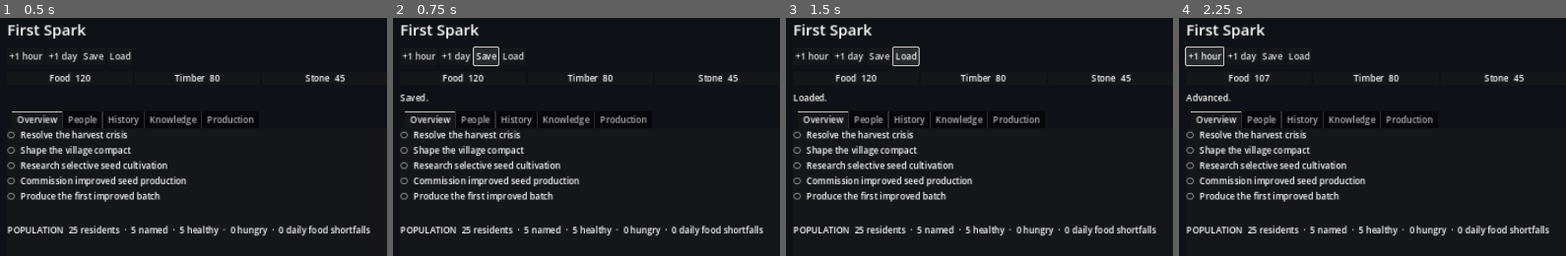
Above: before the commit, frames 1-4 (left to right).
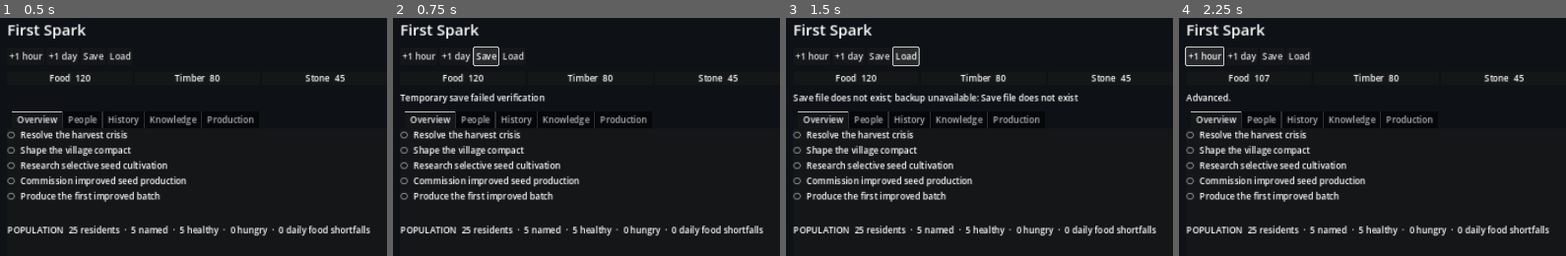
Above: after the commit, the same moments.

Repository: Zxaidman/ECHOES-OF-TOMORROW
Game: Godot game, scene res://scenes/main.tscn
The game is run twice, just before and just after one commit, with the same random seed, the same clock (stepped at 60 frames per second) and the same inputs.
Inputs:
- Up to frame 1 (0.5 s): no input
- Up to frame 2 (0.75 s): click "Save" at 0.5 s
- Up to frame 3 (1.5 s): click "Load" at 1.25 s
- Up to frame 4 (2.25 s): click "+1 hour" at 2 s
The pictures show only the part of the screen within x 0-50%, y 0-50%; the shares and areas given below are measured in that part.

Frame 1 is identical in both runs. In frame 2, 0.8% of the frame differs, in the area x 1-40%, y 31-36%; in frame 3, 1.6%, in the area x 1-76%, y 31-36%; in frame 4, nothing differs.

Commit message:
feat: harden saves and add memory-aware NPC conversations

Diff:
--- a/game/domain/invention/knowledge_invention_system.gd
+++ b/game/domain/invention/knowledge_invention_system.gd
@@ -13,6 +13,12 @@
 func initialize() -> Dictionary:
 	var knowledge_result: Dictionary = ContentCatalog.load_collection("res://content/knowledge.json", "knowledge")
 	var invention_result: Dictionary = ContentCatalog.load_collection("res://content/inventions.json", "inventions")
+	var facility_result: Dictionary = ContentCatalog.load_collection("res://content/facilities.json", "facilities")
+	if not facility_result.ok:
+		return facility_result
+	var facility_ids: Dictionary = {}
+	for facility: Dictionary in facility_result.items:
+		facility_ids[str(facility.id)] = true
 	var resource_result: Dictionary = ContentCatalog.load_collection("res://content/resources.json", "resources")
 	if not knowledge_result.ok:
 		return knowledge_result
@@ -41,6 +47,8 @@
 		for field: String in ["name","category","description","validation_skill","facility_required"]:
 			if not item.get(field,"") is String or str(item.get(field,"")).is_empty():
 				return {"ok":false,"error":"Invalid invention field: %s" % field}
+		if not facility_ids.has(str(item.get("facility_required", ""))):
+			return {"ok":false,"error":"Unknown required facility: %s" % str(item.get("facility_required", ""))}
 		for field: String in ["knowledge_required","invention_prerequisites"]:
 			if not item.get(field,null) is Array:
 				return {"ok":false,"error":"Invalid invention prerequisites: %s" % str(item.get("id",""))}
--- a/game/domain/population/npc_dialogue_gateway.gd
+++ b/game/domain/population/npc_dialogue_gateway.gd
@@ -50,8 +50,14 @@
 
 func offline_response(request: Dictionary) -> Dictionary:
 	var persona: String = str(request.get("npc_persona_summary","resident"))
+	var memories: Array = request.get("relevant_memory_records", [])
 	var line: String = "%s: I can speak only from what I have seen or learned." % persona
-	return {"schema_version":SCHEMA_VERSION,"request_id":str(request.get("request_id","")),"npc_id":str(request.get("npc_id","")),"dialogue_text":line,"intent":"none","target_id":null,"referenced_memory_ids":[]}
+	var referenced_ids: Array[String] = []
+	if not memories.is_empty() and memories[0] is Dictionary:
+		var memory: Dictionary = memories[0]
+		line = "%s: I remember %s." % [persona, str(memory.get("summary", "what happened"))]
+		referenced_ids.append(str(memory.get("id", "")))
+	return {"schema_version":SCHEMA_VERSION,"request_id":str(request.get("request_id","")),"npc_id":str(request.get("npc_id","")),"dialogue_text":line,"intent":"none","target_id":null,"referenced_memory_ids":referenced_ids}
 
 func validate_response(request: Dictionary, response: Variant) -> Dictionary:
 	if not response is Dictionary:
--- a/game/domain/settlement/facility_simulation.gd
+++ b/game/domain/settlement/facility_simulation.gd
@@ -8,19 +8,30 @@
 func initialize() -> Dictionary:
 	var result: Dictionary = ContentCatalog.load_collection("res://content/facilities.json", "facilities")
 	if not result.ok: return result
+	var knowledge_result: Dictionary = ContentCatalog.load_collection("res://content/knowledge.json", "knowledge")
+	if not knowledge_result.ok: return knowledge_result
+	var knowledge_ids: Dictionary = {}
+	for knowledge: Dictionary in knowledge_result.items: knowledge_ids[str(knowledge.id)] = true
 	var resource_result: Dictionary = ContentCatalog.load_collection("res://content/resources.json", "resources")
 	if not resource_result.ok: return resource_result
 	var resource_ids: Dictionary = {}
 	for resource: Dictionary in resource_result.items: resource_ids[str(resource.id)] = true
 	var definitions: Dictionary = {}
+	var starting_count: int = 0
 	for item: Dictionary in result.items:
 		if not item.get("name", null) is String or not item.get("build_cost", null) is Dictionary or not item.get("required_knowledge", null) is Array or typeof(item.get("starting", null)) != TYPE_BOOL:
 			return {"ok": false, "error": "Invalid facility definition: %s" % str(item.get("id", ""))}
+		if bool(item.starting): starting_count += 1
+		for knowledge_id: Variant in item.required_knowledge:
+			if not knowledge_id is String or not knowledge_ids.has(str(knowledge_id)):
+				return {"ok": false, "error": "Unknown knowledge prerequisite in facility: %s" % str(item.get("id", ""))}
 		for resource_id: Variant in item.build_cost:
 			var amount: Variant = item.build_cost[resource_id]
 			if not resource_id is String or not resource_ids.has(str(resource_id)) or not _is_integral(amount) or int(amount) <= 0:
 				return {"ok": false, "error": "Invalid facility build cost: %s" % str(item.get("id", ""))}
 		definitions[str(item.id)] = item.duplicate(true)
+	if starting_count != 1:
+		return {"ok": false, "error": "Facility content must define exactly one starting facility"}
 	_definitions = definitions
 	_instances.clear()
 	for facility_id: String in _definitions:
--- a/game/domain/simulation/settlement_simulation.gd
+++ b/game/domain/simulation/settlement_simulation.gd
@@ -9,6 +9,7 @@
 const KnowledgeInventionSystem = preload("res://game/domain/invention/knowledge_invention_system.gd")
 const HistoricalTimeline = preload("res://game/domain/simulation/historical_timeline.gd")
 const FacilitySimulation = preload("res://game/domain/settlement/facility_simulation.gd")
+const NPCDialogueGateway = preload("res://game/domain/population/npc_dialogue_gateway.gd")
 const ContentCatalog = preload("res://game/infrastructure/content/content_catalog.gd")
 const RESOURCE_DELTA_EVENT: String = "resource_delta"
 const POPULATION_HOURLY_EVENT: String = "population_hourly_tick"
@@ -23,6 +24,7 @@
 var timeline: HistoricalTimeline
 var facilities: FacilitySimulation
 var event_log: Array[Dictionary] = []
+var _dialogue_sequence: int = 0
 
 func _init(start_minute: int = 480, master_seed: int = 20261108) -> void:
 	clock = SimulationClock.new(clampi(start_minute, 0, MAX_MINUTE))
@@ -75,6 +77,23 @@
 	if amount == 0:
 		return {"ok": false, "error": "Resource delta cannot be zero"}
 	return events.schedule(event_id, scheduled_minute, priority, RESOURCE_DELTA_EVENT, {"resource_id": resource_id, "amount": amount}, repeat_interval)
+
+func request_npc_dialogue(npc_id: String, player_input: String) -> Dictionary:
+	var npc: Dictionary = population.get_npc(npc_id)
+	if npc.is_empty():
+		return {"ok": false, "error": "Unknown NPC: %s" % npc_id}
+	_dialogue_sequence += 1
+	var memories: Array = population.retrieve_memories(npc_id, [], [], clock.current_minute, NPCDialogueGateway.MAX_CONTEXT_MEMORIES)
+	var request_id: String = "talk-%s-%d-%d" % [npc_id, clock.current_minute, _dialogue_sequence]
+	var gateway: NPCDialogueGateway = NPCDialogueGateway.new()
+	var request_result: Dictionary = gateway.build_request(request_id, npc, player_input, "At the settlement.", memories)
+	if not request_result.ok:
+		return request_result
+	var response: Dictionary = gateway.offline_response(request_result.request)
+	var validation: Dictionary = gateway.validate_response(request_result.request, response)
+	if not validation.ok:
+		return validation
+	return {"ok": true, "proposal": validation.proposal}
 
 func resolve_historical_choice(event_id: String, choice_id: String) -> Dictionary:
 	var event_queue_id: String = "history-trigger:" + event_id
--- a/game/infrastructure/persistence/save_manager.gd
+++ b/game/infrastructure/persistence/save_manager.gd
@@ -1,38 +1,24 @@
 class_name SaveManager
 extends RefCounted
-## Versioned JSON snapshot persistence with verified temporary writes and a previous-good backup.
-
+## Versioned JSON snapshots with verified temporary writes and backup recovery.
 const SAVE_SCHEMA_VERSION: int = 1
-
-
 func save_snapshot(path: String, snapshot: Dictionary) -> Dictionary:
-	if not snapshot.has("campaign_id") or not snapshot["campaign_id"] is String or str(snapshot["campaign_id"]).is_empty():
-		return {"ok": false, "error": "Save requires a non-empty string campaign_id"}
-	if not snapshot.has("simulation_minute") or not _is_integral_number(snapshot["simulation_minute"]):
-		return {"ok": false, "error": "Save requires an integer simulation_minute"}
-	if int(snapshot["simulation_minute"]) < 0:
-		return {"ok": false, "error": "simulation_minute cannot be negative"}
-	if not snapshot.get("state", {}) is Dictionary:
+	if not snapshot.has("campaign_id") or not snapshot["campaign_id"] is String or str(snapshot["campaign_id"]).strip_edges().is_empty():
+		return {"ok": false, "error": "Save requires a non-empty campaign_id"}
+	if not snapshot.has("simulation_minute") or not _is_integral_number(snapshot["simulation_minute"]) or int(snapshot["simulation_minute"]) < 0:
+		return {"ok": false, "error": "Save requires a non-negative integer simulation_minute"}
+	if not snapshot.get("state", null) is Dictionary:
 		return {"ok": false, "error": "Save state must be a dictionary"}
-
 	var directory_path: String = ProjectSettings.globalize_path(path.get_base_dir())
 	var directory_error: Error = DirAccess.make_dir_recursive_absolute(directory_path)
 	if directory_error != OK and directory_error != ERR_ALREADY_EXISTS:
 		return {"ok": false, "error": "Unable to create save directory"}
-
-	var dto: Dictionary = {
-		"schema_version": SAVE_SCHEMA_VERSION,
-		"game_version": str(ProjectSettings.get_setting("application/config/version", "0.3.0")),
-		"campaign_id": snapshot["campaign_id"],
-		"simulation_minute": int(snapshot["simulation_minute"]),
-		"state": snapshot.get("state", {})
-	}
+	var dto: Dictionary = {"schema_version": SAVE_SCHEMA_VERSION, "game_version": str(ProjectSettings.get_setting("application/config/version", "1.0.0")), "campaign_id": str(snapshot["campaign_id"]).strip_edges(), "simulation_minute": int(snapshot["simulation_minute"]), "state": snapshot["state"]}
 	var temporary_path: String = path + ".tmp"
 	var backup_path: String = path + ".bak"
 	var absolute_path: String = ProjectSettings.globalize_path(path)
 	var absolute_temp: String = ProjectSettings.globalize_path(temporary_path)
 	var absolute_backup: String = ProjectSettings.globalize_path(backup_path)
-
 	var temporary_file: FileAccess = FileAccess.open(temporary_path, FileAccess.WRITE)
 	if temporary_file == null:
 		return {"ok": false, "error": "Unable to create temporary save"}
@@ -43,17 +29,10 @@
 	if write_error != OK:
 		DirAccess.remove_absolute(absolute_temp)
 		return {"ok": false, "error": "Failed while writing temporary save"}
-
-	var verification_file: FileAccess = FileAccess.open(temporary_path, FileAccess.READ)
-	if verification_file == null:
-		DirAccess.remove_absolute(absolute_temp)
-		return {"ok": false, "error": "Unable to verify temporary save"}
-	var verification_data: Variant = JSON.parse_string(verification_file.get_as_text())
-	verification_file.close()
-	if not verification_data is Dictionary or str(verification_data.get("campaign_id", "")) != str(dto["campaign_id"]):
+	var verification: Dictionary = _read_snapshot_file(temporary_path)
+	if not verification.ok or verification.data.campaign_id != dto.campaign_id or verification.data.simulation_minute != dto.simulation_minute or verification.data.state != dto.state:
 		DirAccess.remove_absolute(absolute_temp)
 		return {"ok": false, "error": "Temporary save failed verification"}
-
 	var had_previous_save: bool = FileAccess.file_exists(path)
 	if had_previous_save:
 		if FileAccess.file_exists(backup_path):
@@ -65,16 +44,21 @@
 		if backup_error != OK:
 			DirAccess.remove_absolute(absolute_temp)
 			return {"ok": false, "error": "Unable to preserve previous save"}
-
 	var replace_error: Error = DirAccess.rename_absolute(absolute_temp, absolute_path)
 	if replace_error != OK:
 		if had_previous_save:
 			DirAccess.rename_absolute(absolute_backup, absolute_path)
 		return {"ok": false, "error": "Unable to replace active save"}
 	return {"ok": true, "backup_created": had_previous_save}
-
-
 func load_snapshot(path: String) -> Dictionary:
+	var primary: Dictionary = _read_snapshot_file(path)
+	if primary.ok:
+		return {"ok": true, "data": primary.data, "recovered_from_backup": false}
+	var backup: Dictionary = _read_snapshot_file(path + ".bak")
+	if backup.ok:
+		return {"ok": true, "data": backup.data, "recovered_from_backup": true, "warning": "The active save could not be read. The previous verified save was loaded."}
+	return {"ok": false, "error": str(primary.error) + "; backup unavailable: " + str(backup.error)}
+func _read_snapshot_file(path: String) -> Dictionary:
 	if not FileAccess.file_exists(path):
 		return {"ok": false, "error": "Save file does not exist"}
 	var file: FileAccess = FileAccess.open(path, FileAccess.READ)
@@ -89,14 +73,14 @@
 		return {"ok": false, "error": "Unsupported save schema version"}
 	if not dto.has("campaign_id") or not dto.has("simulation_minute") or not dto.has("state"):
 		return {"ok": false, "error": "Save is missing required fields"}
-	if not dto["campaign_id"] is String or not _is_integral_number(dto["simulation_minute"]) or not dto["state"] is Dictionary:
+	if not dto["campaign_id"] is String or str(dto["campaign_id"]).strip_edges().is_empty() or not _is_integral_number(dto["simulation_minute"]) or not dto["state"] is Dictionary:
 		return {"ok": false, "error": "Save contains invalid field types"}
 	if int(dto["simulation_minute"]) < 0:
 		return {"ok": false, "error": "Save contains a negative simulation minute"}
+	if dto.has("game_version") and not dto["game_version"] is String:
+		return {"ok": false, "error": "Save contains an invalid game version"}
 	dto["schema_version"] = int(dto["schema_version"])
 	dto["simulation_minute"] = int(dto["simulation_minute"])
 	return {"ok": true, "data": dto}
-
-
 static func _is_integral_number(value: Variant) -> bool:
 	return typeof(value) == TYPE_INT or (typeof(value) == TYPE_FLOAT and value == floor(value))
--- a/game/presentation/main_screen.gd
+++ b/game/presentation/main_screen.gd
@@ -15,6 +15,9 @@
 var _knowledge_container: VBoxContainer
 var _facility_container: VBoxContainer
 var _invention_container: VBoxContainer
+var _dialogue_input: LineEdit
+var _dialogue_output: Label
+var _selected_npc_id: String = ""
 func _ready() -> void:
 	_simulation = SettlementSimulation.new()
 	_campaign_progress = FirstSparkCampaign.new()
@@ -55,6 +58,8 @@
 	_resource_grid = GridContainer.new()
 	_resource_grid.columns = 6
 	page.add_child(_resource_grid)
+	get_viewport().size_changed.connect(_update_resource_columns)
+	_update_resource_columns()
 	_status_label = Label.new()
 	_status_label.autowrap_mode = TextServer.AUTOWRAP_WORD_SMART
 	page.add_child(_status_label)
@@ -71,8 +76,19 @@
 	var people: VBoxContainer = _make_tab(tabs, "People")
 	var people_result: Dictionary = ContentCatalog.load_collection("res://content/npcs.json", "npcs")
 	if people_result.ok:
-		for npc: Dictionary in people_result.items: people.add_child(_make_row(str(npc.name), str(npc.role)))
-	else: people.add_child(_make_row("Unavailable", str(people_result.error)))
+		for npc: Dictionary in people_result.items:
+			var npc_row: HBoxContainer = _make_row(str(npc.name), str(npc.role))
+			_add_button(npc_row, "Select", _on_select_npc.bind(str(npc.id)))
+			people.add_child(npc_row)
+	else:
+		people.add_child(_make_row("Unavailable", str(people_result.error)))
+	_dialogue_input = LineEdit.new()
+	_dialogue_input.placeholder_text = "Ask a question"
+	people.add_child(_dialogue_input)
+	_add_button(people, "Send", _on_send_dialogue)
+	_dialogue_output = Label.new()
+	_dialogue_output.autowrap_mode = TextServer.AUTOWRAP_WORD_SMART
+	people.add_child(_dialogue_output)
 	var history: VBoxContainer = _make_tab(tabs, "History")
 	_timeline_container = VBoxContainer.new()
 	history.add_child(_timeline_container)
@@ -279,8 +295,29 @@
 	var result: Dictionary = restored.restore_save_state(int(loaded.data.simulation_minute), loaded.data.state)
 	if not result.ok: _set_status(str(result.error)); return
 	_simulation = restored
-	_set_status("Loaded.")
-	_refresh()
+	_set_status("Recovered previous save. Save again to replace the damaged file." if bool(loaded.get("recovered_from_backup", false)) else "Loaded.")
+	_refresh()
+func _update_resource_columns() -> void:
+	if _resource_grid == null:
+		return
+	_resource_grid.columns = 3 if get_viewport_rect().size.x < 900.0 else 6
+
+func _on_select_npc(npc_id: String) -> void:
+	_selected_npc_id = npc_id
+	var npc: Dictionary = _simulation.population.get_npc(npc_id)
+	_dialogue_output.text = str(npc.get("name", npc_id))
+
+func _on_send_dialogue() -> void:
+	if _selected_npc_id.is_empty():
+		_dialogue_output.text = "Select a person."
+		return
+	var result: Dictionary = _simulation.request_npc_dialogue(_selected_npc_id, _dialogue_input.text)
+	if not result.ok:
+		_dialogue_output.text = str(result.error)
+		return
+	_dialogue_output.text = str(result.proposal.dialogue_text)
+	_dialogue_input.clear()
+
 func _on_timeline_choice(event_id: String, choice_id: String) -> void:
 	var result: Dictionary = _simulation.resolve_historical_choice(event_id, choice_id)
 	_set_status("History updated." if result.ok else str(result.error))
--- a/tests/run_tests.gd
+++ b/tests/run_tests.gd
@@ -34,6 +34,8 @@
 	_test_knowledge_inventions()
 	_test_first_spark_campaign()
 	_test_save_round_trip()
+	_test_save_backup_recovery()
+	_test_npc_dialogue_simulation()
 	print("Test summary: %d assertions, %d failures" % [_assertions, _failures])
 	quit(1 if _failures > 0 else 0)
 
@@ -196,6 +198,37 @@
 	DirAccess.remove_absolute(ProjectSettings.globalize_path(save_path))
 	DirAccess.remove_absolute(ProjectSettings.globalize_path(save_path + ".bak"))
 	DirAccess.remove_absolute(ProjectSettings.globalize_path("user://test_saves"))
+
+func _test_save_backup_recovery() -> void:
+	var manager: SaveManager = SaveManager.new()
+	var path: String = "user://test_saves/recovery_campaign.json"
+	var first: Dictionary = {"campaign_id":"recovery-test","simulation_minute":10,"state":{"revision":1}}
+	var second: Dictionary = {"campaign_id":"recovery-test","simulation_minute":20,"state":{"revision":2}}
+	_expect(manager.save_snapshot(path, first).ok, "first recovery fixture saves")
+	var second_save: Dictionary = manager.save_snapshot(path, second)
+	_expect(second_save.ok and second_save.backup_created, "second save preserves a verified backup")
+	var corrupt_file: FileAccess = FileAccess.open(path, FileAccess.WRITE)
+	if corrupt_file != null:
+		corrupt_file.store_string("{broken json")
+		corrupt_file.close()
+	var recovered: Dictionary = manager.load_snapshot(path)
+	_expect(recovered.ok and recovered.get("recovered_from_backup", false), "corrupt active save recovers from backup")
+	if recovered.ok:
+		_expect(int(recovered.data.state.revision) == 1, "backup recovery returns the previous known-good campaign")
+	DirAccess.remove_absolute(ProjectSettings.globalize_path(path))
+	DirAccess.remove_absolute(ProjectSettings.globalize_path(path + ".bak"))
+	DirAccess.remove_absolute(ProjectSettings.globalize_path("user://test_saves"))
+
+func _test_npc_dialogue_simulation() -> void:
+	var simulation: SettlementSimulation = SettlementSimulation.new(480, 44)
+	var memory: Dictionary = {"id":"dialogue-memory","event_id":"harvest_crisis","timestamp_minute":480,"summary":"Elin shared seed with the village after the harvest crisis.","importance":90,"source":"witnessed","confidence":100,"participants":["elin"],"tags":["harvest","agriculture"]}
+	_expect(simulation.population.record_memory("mara", memory).ok, "NPC dialogue fixture records private memory")
+	var result: Dictionary = simulation.request_npc_dialogue("mara", "What do you remember?")
+	_expect(result.ok, "settlement exposes a validated offline NPC conversation")
+	if result.ok:
+		_expect(str(result.proposal.dialogue_text).contains("Elin shared seed"), "NPC dialogue uses its own retrieved memory")
+		_expect(result.proposal.referenced_memory_ids == ["dialogue-memory"], "NPC dialogue cites only supplied memory IDs")
+	_expect(not simulation.request_npc_dialogue("unknown", "Hello.").ok, "unknown NPC conversation is rejected")
 
 func _expect(condition: bool, message: String) -> void:
 	_assertions += 1
@@ -301,6 +334,7 @@
 	var request: Dictionary = request_result.request
 	var fallback: Dictionary = gateway.offline_response(request)
 	_expect(fallback.intent == "none" and not str(fallback.dialogue_text).is_empty(), "offline dialogue fallback is deterministic and non-mutating")
+	_expect(str(fallback.dialogue_text).contains("Mara treated Elin") and fallback.referenced_memory_ids == ["memory-001"], "offline dialogue reflects and cites the NPC memory")
 	var valid_response: Dictionary = fallback.duplicate(true)
 	valid_response.dialogue_text = "I treated her after the harvest accident."
 	valid_response.referenced_memory_ids = ["memory-001"]
